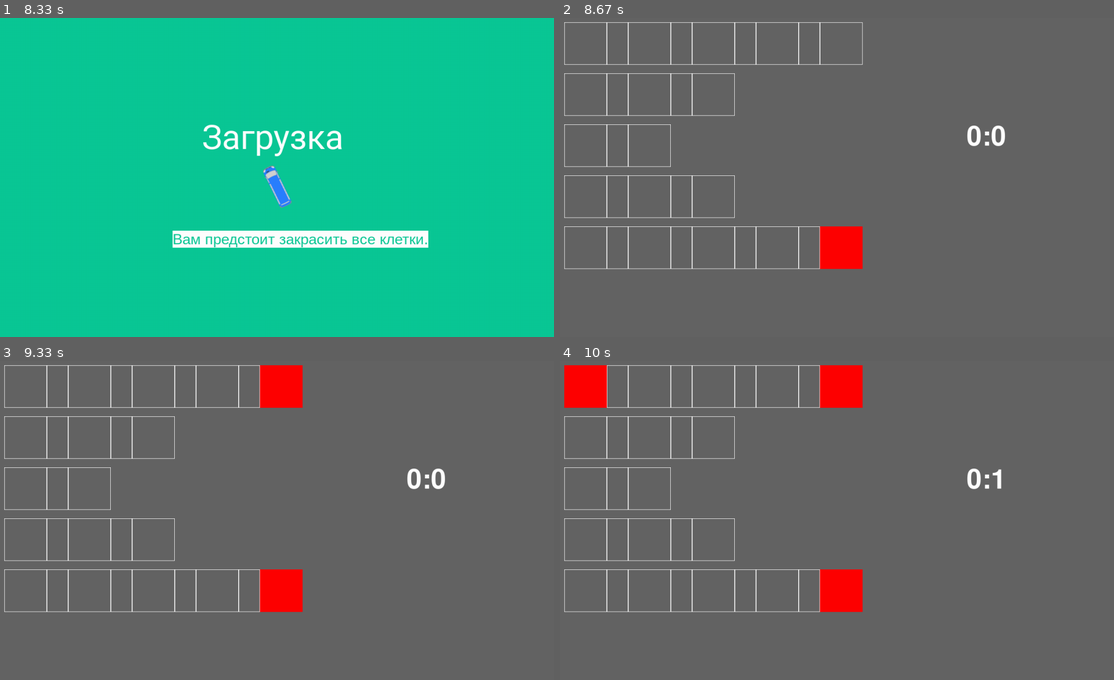
Above: before the commit, frames 1-4 (two rows, left to right).
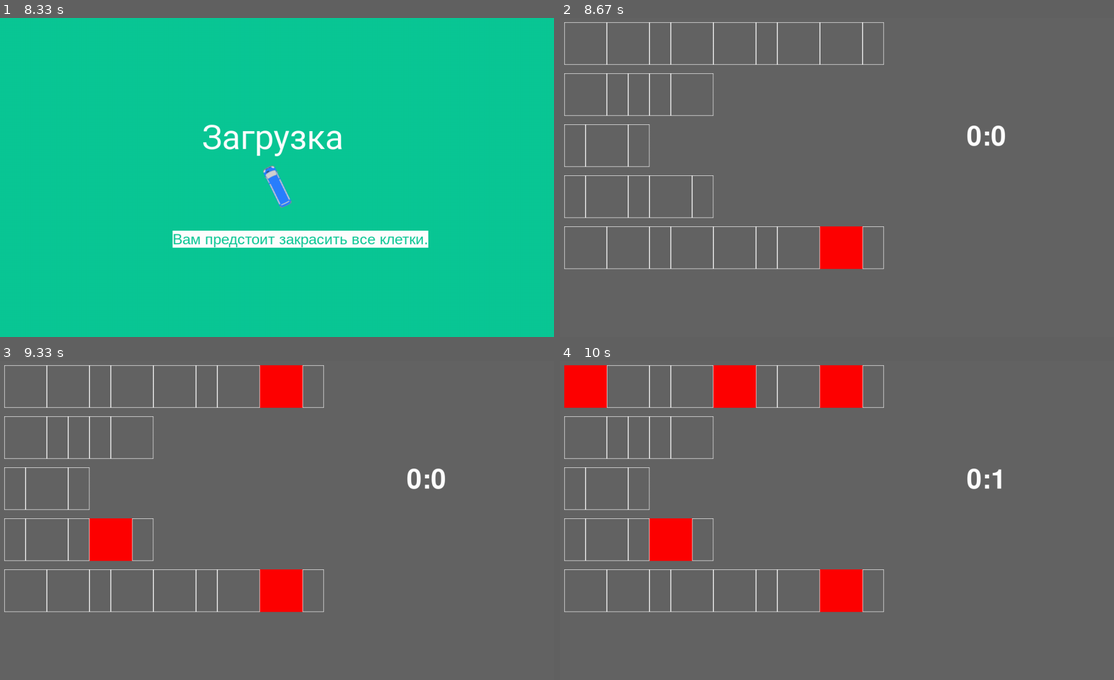
Above: after the commit, the same moments.

Repository: Alicccce/project_pygame
Game: pygame game, started from main.py
Same seed, same stepped clock (60 frames per second), same inputs: the game is played once before the commit and once after it.
Inputs (mouse positions are in pixels of both pictures, inside the frame that each line leads up to):
- Up to frame 1 (8.33 s): hold W 0.33-0.8 s; move the mouse to (254, 193) at 0.37 s; hold S 0.83-1.13 s; hold W 1.17-1.53 s; hold S 1.57-1.93 s; move the mouse to (265, 282) at 1.97 s; press the mouse at (265, 282) at 2 s; move the mouse to (299, 228) at 2.1 s; release the mouse at (337, 177) at 2.23 s; hold W 2.3-2.6 s; hold S 2.63-2.93 s; hold W 2.97-3.33 s; hold S 3.37-3.73 s; hold W 3.77-4.07 s; hold S 4.1-4.4 s
- Up to frame 2 (8.67 s): press the mouse at (842, 247) at 8.53 s; move the mouse to (892, 161) at 8.63 s
- Up to frame 3 (9.33 s): release the mouse at (382, 415) at 8.77 s; click (282, 386) at 8.88 s; press the mouse at (110, 539) at 9.2 s; move the mouse to (155, 485) at 9.3 s
- Up to frame 4 (10 s): release the mouse at (759, 431) at 9.43 s; click (587, 386) at 9.55 s; click (731, 386) at 9.88 s

Frame 1 is identical in both runs. In frame 2, 1.0% of the frame differs, in the area x 4-59%, y 1-79%; in frame 3, 2.0%; in frame 4, 3.0%.

Commit message:
main_game to do 1.4

Diff:
--- a/Alice.py
+++ b/Alice.py
@@ -1,3 +1,5 @@
+import random
+
 import pygame
 from pandas.core.common import flatten
 import copy
@@ -14,8 +16,26 @@
         [0, 1, 0],
         [0, 1, 0, 1, 0],
         [0, 1, 0, 1, 0, 1, 0, 1, 0]
+    ],
+    'Level 2': [
+        [0, 0, 1, 0, 0, 1, 0, 0, 1],
+        [0, 1, 1, 1, 0],
+        [1, 0, 1],
+        [1, 0, 1, 0, 1],
+        [0, 0, 1, 0, 0, 1, 0, 0, 1]
+
+    ],
+    'Level 3': [
+        [0, 0, 1, 0, 0, 1, 0, 0, 1],
+        [1, 0, 0, 1],
+        [0, 0, 1, 0, 0, 1],
+        [1, 0, 1, 0, 1],
+        [0, 0, 1, 0, 0, 1, 0, 0, 1]
+
     ]
-} # 0 - места, которые нужно занять, 1 - разделения
+}  # 0 - места, которые нужно занять, 1 - разделения
+pygame.mixer.init()
+sound_button = pygame.mixer.Sound("sounds/klik_no_button.mp3")
 
 
 class Board:
@@ -89,7 +109,7 @@
         cell = self.get_cell(mouse_pos)
         self.on_click(cell)
 
-    def proov(self): # метод, проверяющией закрашены ли все квадраты
+    def proov(self):  # метод, проверяющией закрашены ли все квадраты
         arr = list(flatten(self.board))
         if 0 in arr:
             return False
@@ -98,7 +118,7 @@
 
 
 class Button:
-    def __init__(self, x, y, width, height, act_color, inact_color, surf,  text=''):
+    def __init__(self, x, y, width, height, act_color, inact_color, surf, text=''):
         self.x, self.y = x, y
         self.width, self.height = width, height
         self.rect = pygame.Rect(x, y, width, height)
@@ -113,6 +133,7 @@
         if y < mouse[1] < y + self.height and x < mouse[0] < x + self.width:
             pygame.draw.rect(self.surf, (self.act_color), self.rect)
             if click[0] == 1:
+                sound_button.play()
                 main(self.surf)
                 return 2
         else:
@@ -136,7 +157,8 @@
     pygame.init()
     running = True
     time_of_end = False
-    board = Board(100, 'Level 1', surf)
+    a = random.choice(['Level 1', 'Level 2'])
+    board = Board(100, a, surf)
     board.set_view(10, 10, 100)
     clock = pygame.time.Clock()
     start_ticks = pygame.time.get_ticks()  # стартовое время в миллисекундах
--- a/Start_display.py
+++ b/Start_display.py
@@ -9,6 +9,10 @@
 BLUE = (0, 0, 255)
 PINK = (255, 100, 100)
 HEIGHT, WIDTH = 750, 1300
+pygame.mixer.init()
+sound_button = pygame.mixer.Sound("sounds/klik_no_button.mp3")
+# sound_button = pygame.mixer.Sound("sounds/molti_button.mp3")
+# sound_button = pygame.mixer.Sound("sounds/qwuq.mp3")
 
 
 def load_image(name, colorkey=None):
@@ -31,6 +35,7 @@
         click = pygame.mouse.get_pressed()
 
         if self.rect.collidepoint(mouse_x, mouse_y) and click[0]:
+            sound_button.play()
             Main_game(surf)
             pygame.quit()
 
--- a/game_two.py
+++ b/game_two.py
@@ -12,6 +12,8 @@
 PINK = (255, 100, 100)
 k = 3
 
+pygame.mixer.init()
+sound_button = pygame.mixer.Sound("sounds/klik_no_button.mp3")
 
 
 class Button:
@@ -33,8 +35,10 @@
             if click[0] == 1:
                 k -= 1
                 if k == 0:
+                    sound_button.play()
                     game(self.surf)
                 else:
+                    sound_button.play()
                     restart(self.surf)
                 return 1
 
@@ -52,6 +56,7 @@
         if y < mouse[1] < y + self.height and x < mouse[0] < x + self.width:
             pygame.draw.rect(self.surf, (self.act_color), self.rect)
             if click[0] == 1:
+                sound_button.play()
                 main(self.surf)
                 return 2
         else:
--- a/load_img.py
+++ b/load_img.py
@@ -7,6 +7,8 @@
 def two(surf):
     from game_two import game_two
     game_two(surf)
+
+
 
 WHITE = (255, 255, 255)
 BLACK = (0, 0, 0)
--- a/main_game.py
+++ b/main_game.py
@@ -3,6 +3,8 @@
 import sys
 from random import *
 from load_img import load
+
+
 
 
 WHITE = (255, 255, 255)
@@ -17,6 +19,7 @@
 
 pygame.mixer.init()
 sound_boom = pygame.mixer.Sound("sounds/avaria2.ogg")
+sound_button = pygame.mixer.Sound("sounds/klik_no_button.mp3")
 
 sprts_cars = pygame.sprite.Group()  # группа спрайтов машинок
 all_sprites = pygame.sprite.Group()
@@ -96,6 +99,7 @@
         if y < mouse[1] < y + self.height and x < mouse[0] < x + self.width:
             pygame.draw.rect(self.surf, (self.act_color), self.rect)
             if click[0] == 1:
+                sound_button.play()
                 restart(self.surf)
         else:
             pygame.draw.rect(self.surf, (self.inact_color), self.rect)
